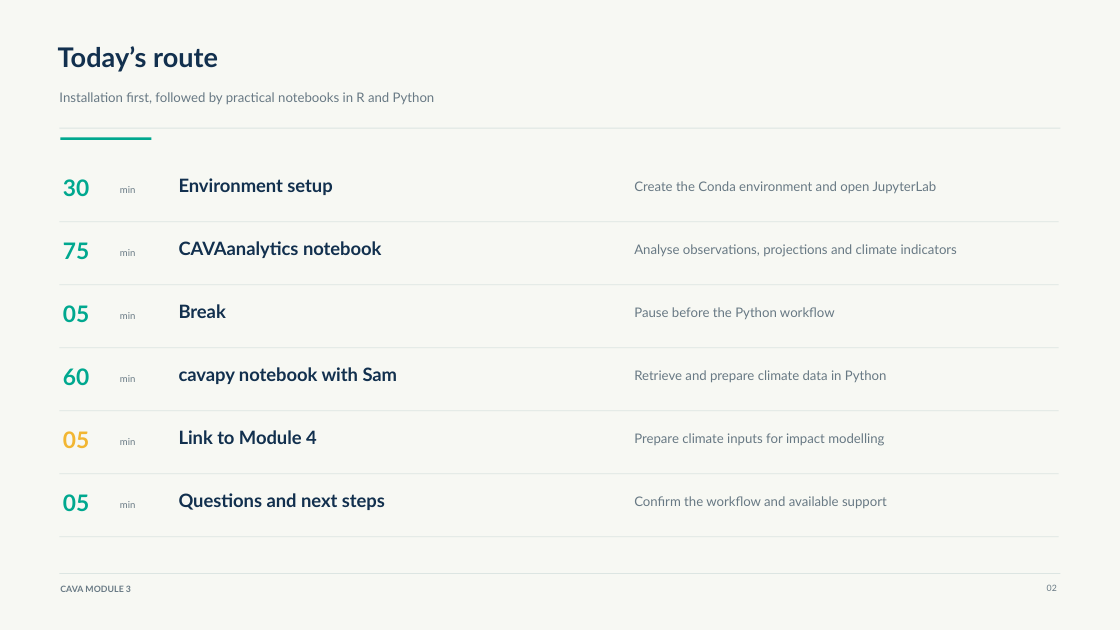
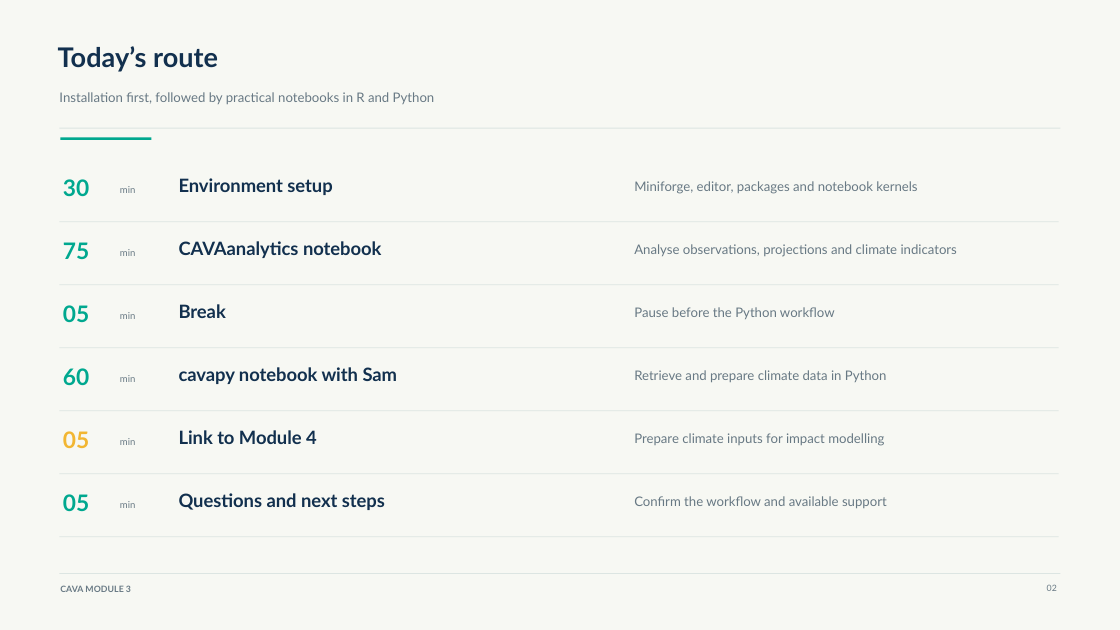
Before and after one commit to Risk-Team/trainings, a slide deck: slide 2 of CAVAtraining/HQ/day3/CAVA_Module_3.pptx. Drawn at 1120x630 pixels with LibreOffice and Linux fonts; fonts in the diff are those of the drawing. Boxes give left, top, right and bottom in pixels: in the first picture for what was removed or moved away, otherwise in the second. Text is boxed around its words. In the diff, an @@ line names an element or a change of style, - is before the commit and + after.

```diff
--- a/CAVAtraining/HQ/day3/CAVA_Module_3.pptx
+++ b/CAVAtraining/HQ/day3/CAVA_Module_3.pptx
@@ text at (634, 181, 917, 194): text changed @@
-Create the Conda environment and open JupyterLab
+Miniforge, editor, packages and notebook kernels
```
Also in this commit, not shown: 6 other slides changed, 4 slides added, 2 slides removed, 4 other files.
